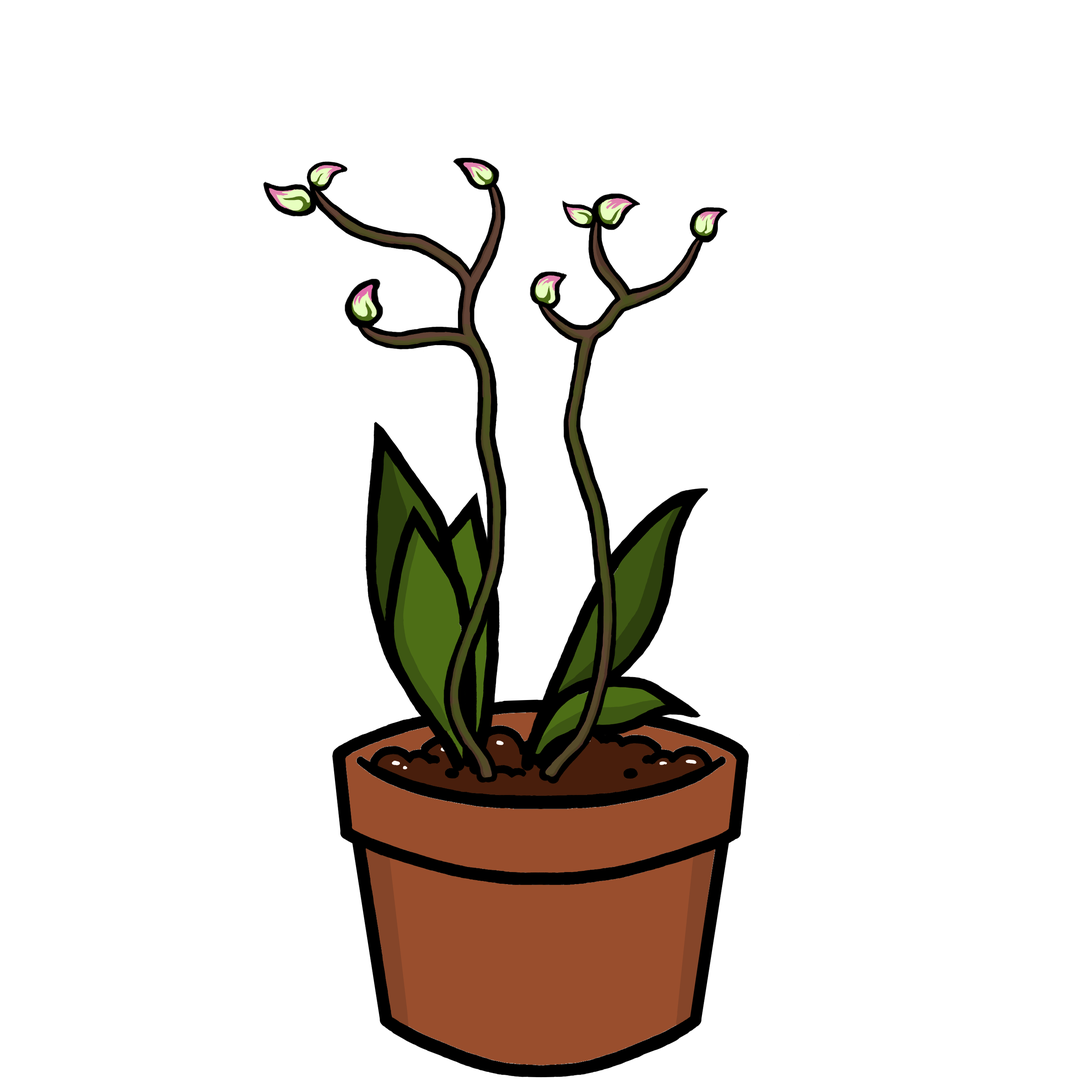
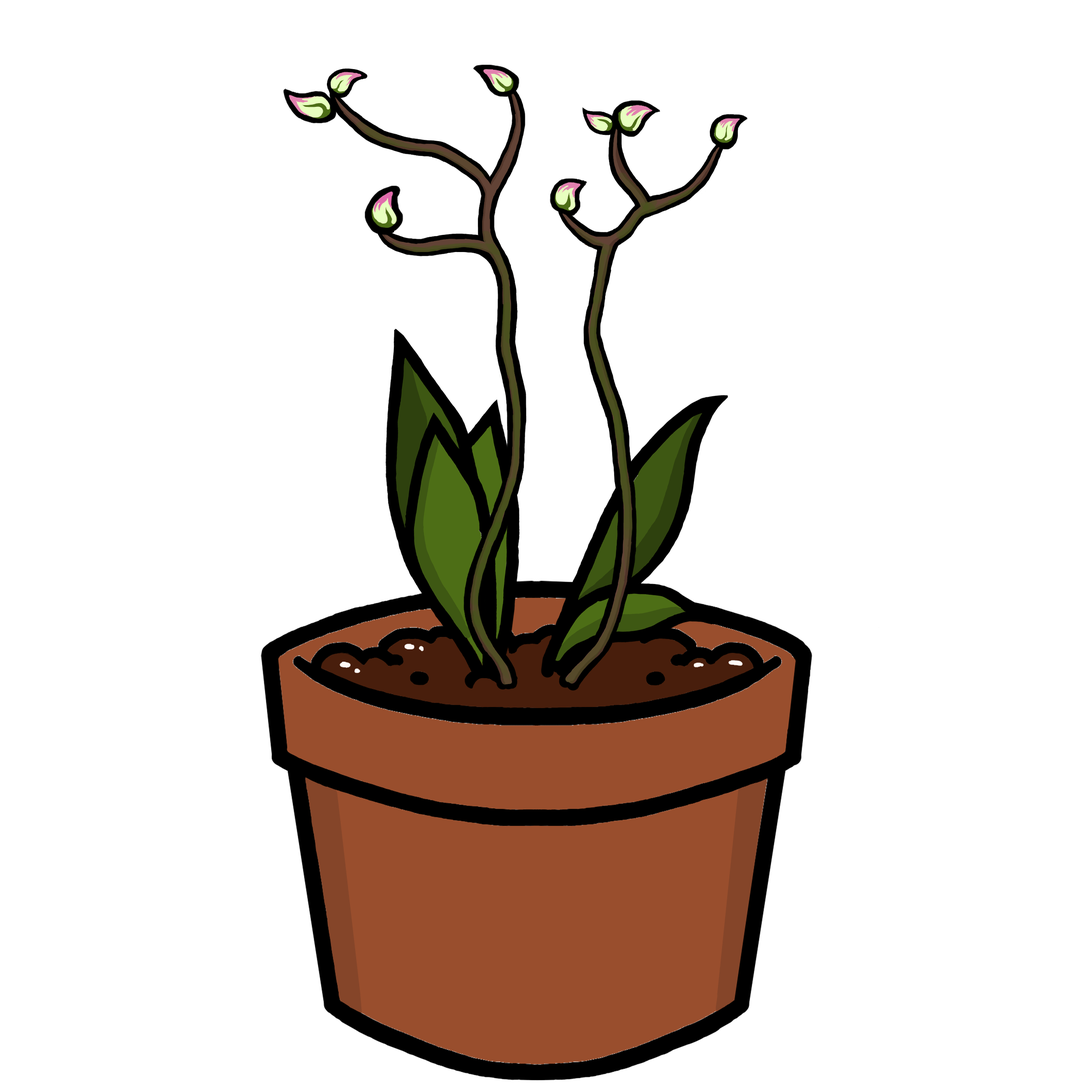
Revision of a layered 1091 x 1091 image; what changed, layer by layer:
renamed "Paint Layer 13" to "buds", painted on it over [263, 64, 748, 350]
removed layer "Paint Layer 12" over [325, 209, 699, 792]
removed layer "Paint Layer 10" over [260, 162, 722, 792]
added layer "stem" above "leaves" over [302, 69, 746, 699]
renamed "Paint Layer 11" to "leaves", painted on it over [349, 325, 746, 792]
renamed "Paint Layer 9" to "pot", painted on it over [260, 558, 880, 1081]
